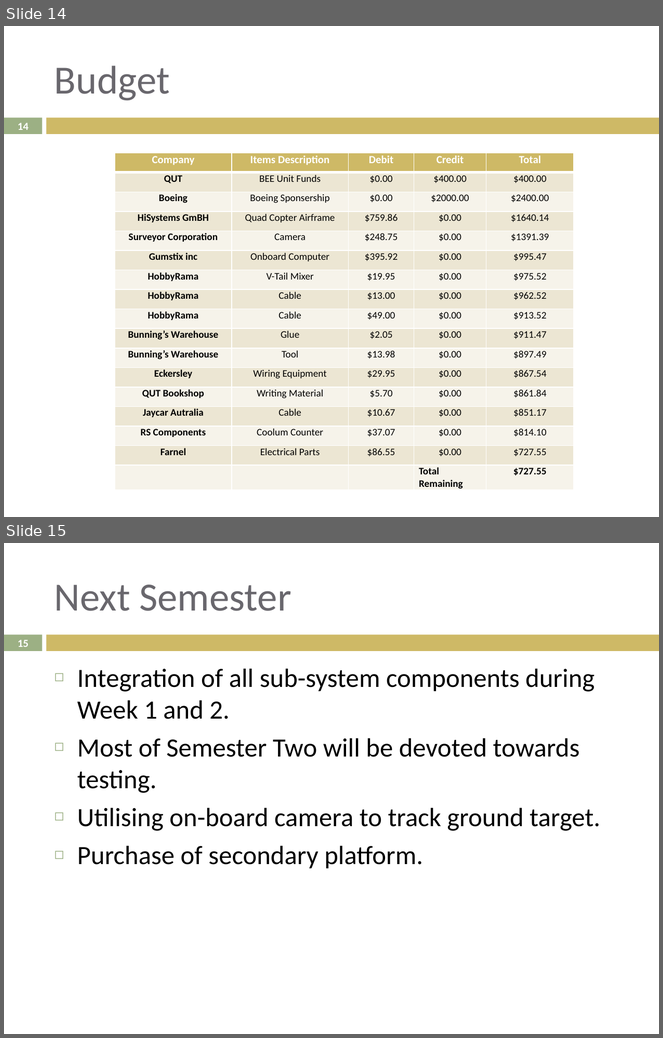
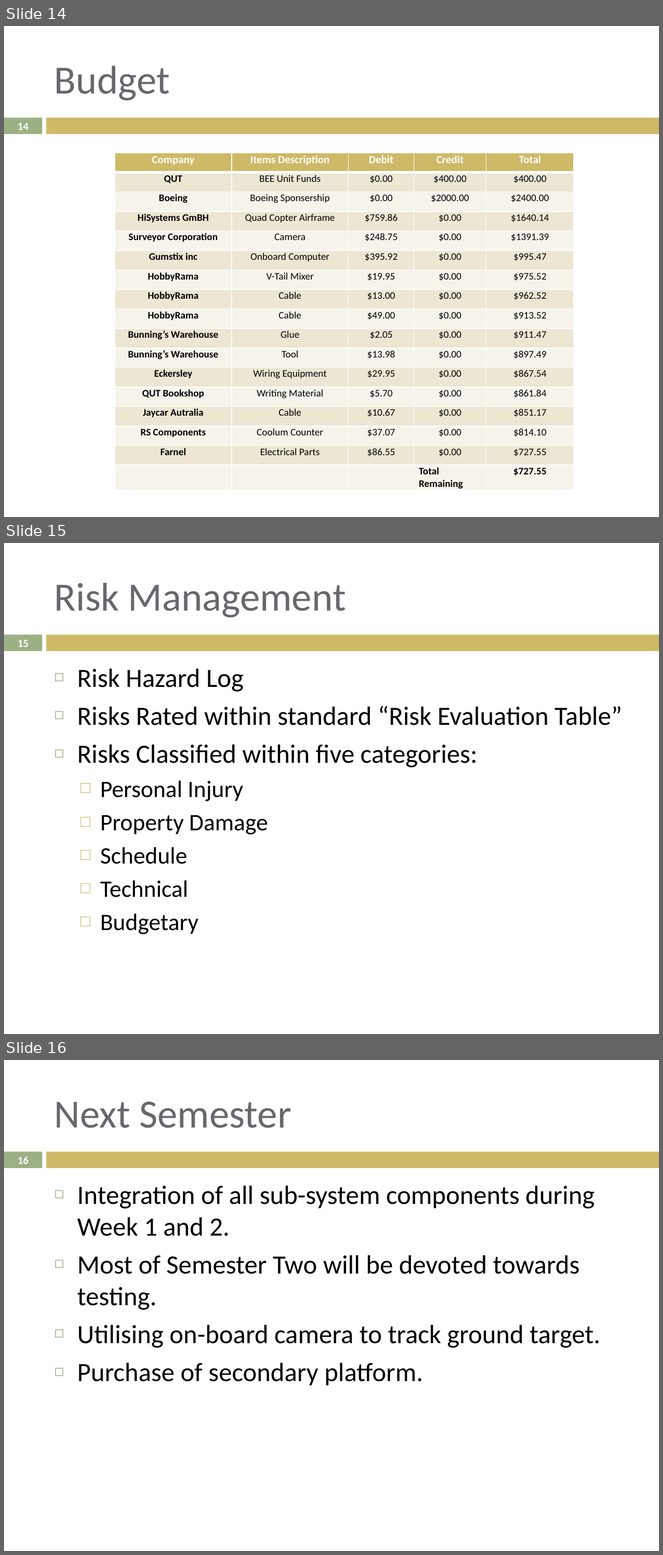
Before and after one commit to lijian8/ahns10, a slide deck: docproject/official_ahns/presentations/Hamilton_semester1.pptx. Shown one above the other, each under a label of ours: slides 14 and 15 before the commit, slides 14, 15 and 16 after it. The pictures are 663x1038 and 663x1555 pixels, drawn with LibreOffice and Linux fonts; fonts in the diff are those of the drawing. Boxes give left, top, right and bottom in pixels: in the first picture for what was removed or moved away, otherwise in the second. Text is boxed around its words. In the diff, an @@ line names an element or a change of style, - is before the commit and + after.

```diff
--- a/docproject/official_ahns/presentations/Hamilton_semester1.pptx
+++ b/docproject/official_ahns/presentations/Hamilton_semester1.pptx
@@ slide 15 added at [4, 543, 659, 1034], background #FFFFFF; not listed: 2 template elements that a slide beside it also shows @@
@@ title added at [54, 583, 346, 617], 44 pt, text #69676D @@
+Risk Management
@@ page number added at [18, 640, 28, 647], 11.9 pt, text #FFFFFF, bold @@
+15
@@ text added at [77, 668, 622, 935], 29 pt, text #000000 @@
+◻ Risk Hazard Log
+◻ Risks Rated within standard “Risk Evaluation Table”
+◻ Risks Classified within five categories:
+  □ Personal Injury
+  □ Property Damage
+  □ Schedule
+  □ Technical
+  □ Budgetary
@@ what was slide 15 is now slide 16 @@
@@ page number at [18, 1157, 28, 1164]: text changed @@
-15
+16
```
Also in this commit, not shown: 2 slides changed, 1 other file.
